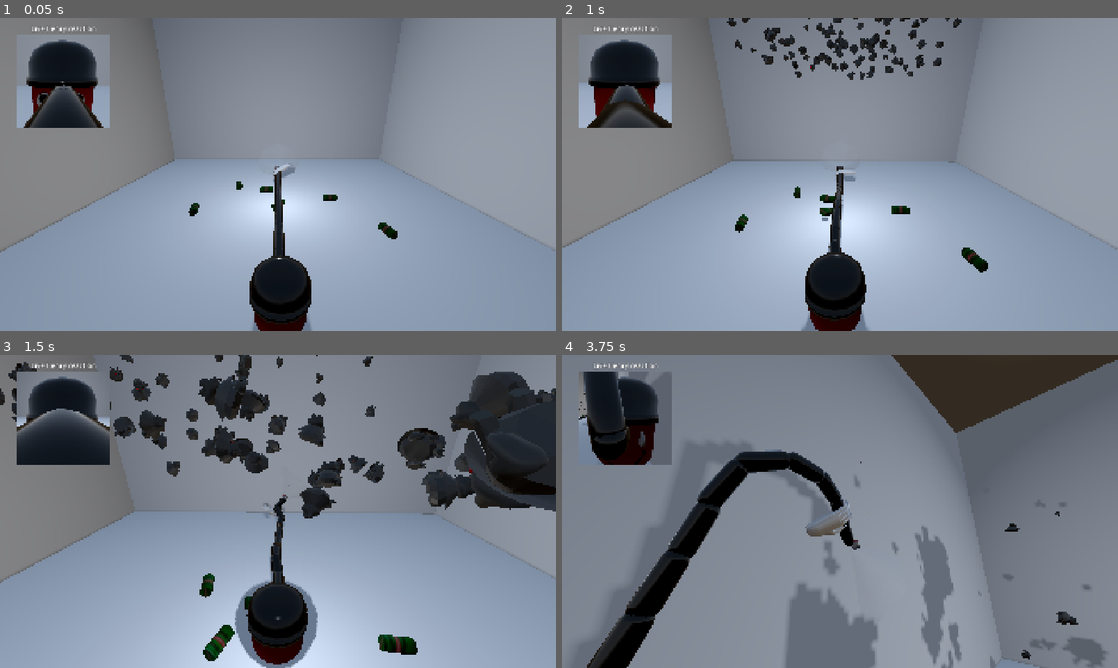
Above: before the commit, frames 1-4 (two rows, left to right).
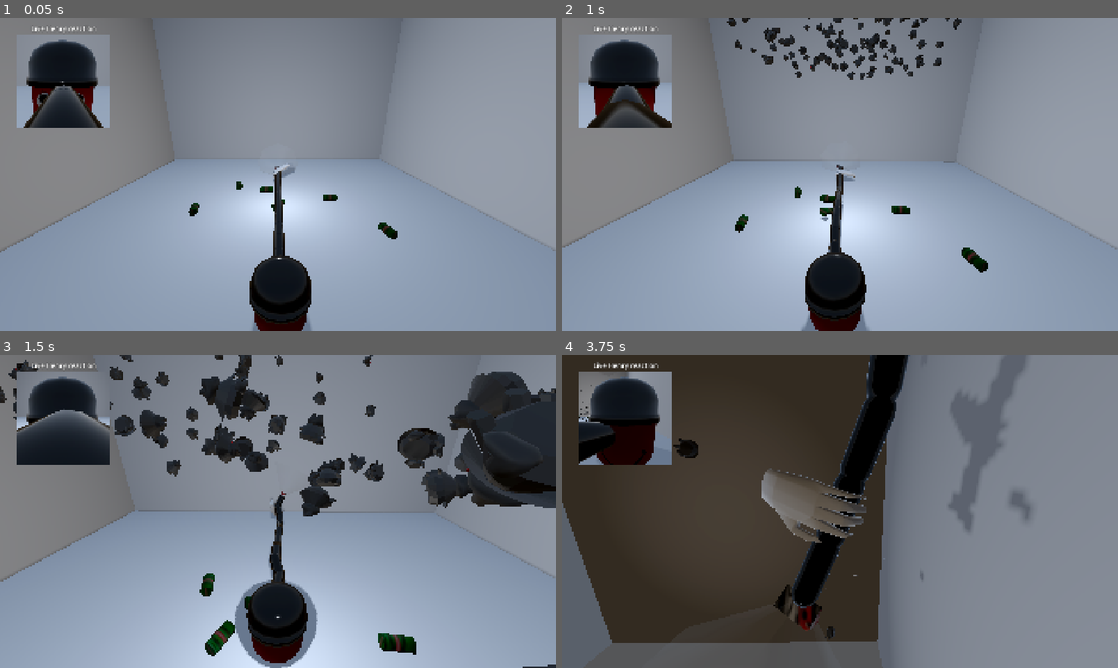
Above: after the commit, the same moments.

Repository: AleksGameJam/game-jam-2026
Game: Godot game, scene res://enemies/RoomWithEnemies.tscn
Same seed, same stepped clock (60 frames per second), same inputs: the game is played once before the commit and once after it. This scene is started directly instead of the project's main scene. Sound files missing from this copy of the repository are replaced by a short silence.
Inputs:
- Up to frame 1 (0.05 s): no input
- Up to frame 2 (1 s): hold E (rotate_right) from 0.53 s (still down); hold Space (turbo_mode) from 0.53 s (still down)
- Up to frame 3 (1.5 s): release E (rotate_right) at 1.28 s; release Space (turbo_mode) at 1.28 s; hold Down (ui_down) from 1.28 s (still down); tap Space (turbo_mode) at 1.35 s
- Up to frame 4 (3.75 s): release Down (ui_down) at 2.03 s; hold E (rotate_right) 2.03-2.78 s; hold Space (turbo_mode) 2.03-2.78 s; hold Up (ui_up) 2.78-3.53 s; tap Space (turbo_mode) at 2.85 s; hold Q (rotate_left) from 3.53 s (still down); hold Space (turbo_mode) from 3.53 s (still down)

Frame 1 is identical in both runs. In frame 2, 0.2% of the frame differs, in the area x 3-71%, y 0-100%; in frame 3, 2.6%; in frame 4, 72%, in the area x 0-100%, y 0-100%.

Commit message:
fix hitboxes room

Diff:
--- a/enemies/RoomWithEnemies.tscn
+++ b/enemies/RoomWithEnemies.tscn
@@ -32,7 +32,7 @@
 
 [node name="CSGBox3D" type="CSGBox3D" parent="." unique_id=1342138702]
 use_collision = true
-size = Vector3(60, 50, 60)
+size = Vector3(200, 100, 200)
 
 [node name="CSGBox3D" type="CSGBox3D" parent="CSGBox3D" unique_id=1749376122]
 operation = 2
